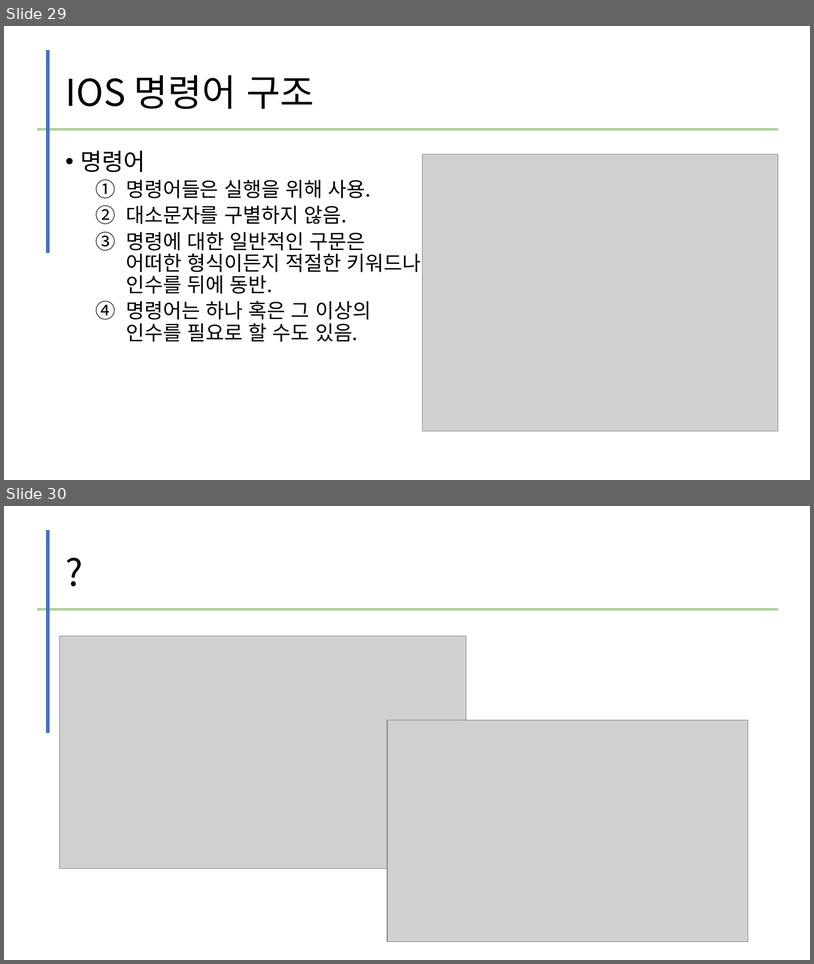
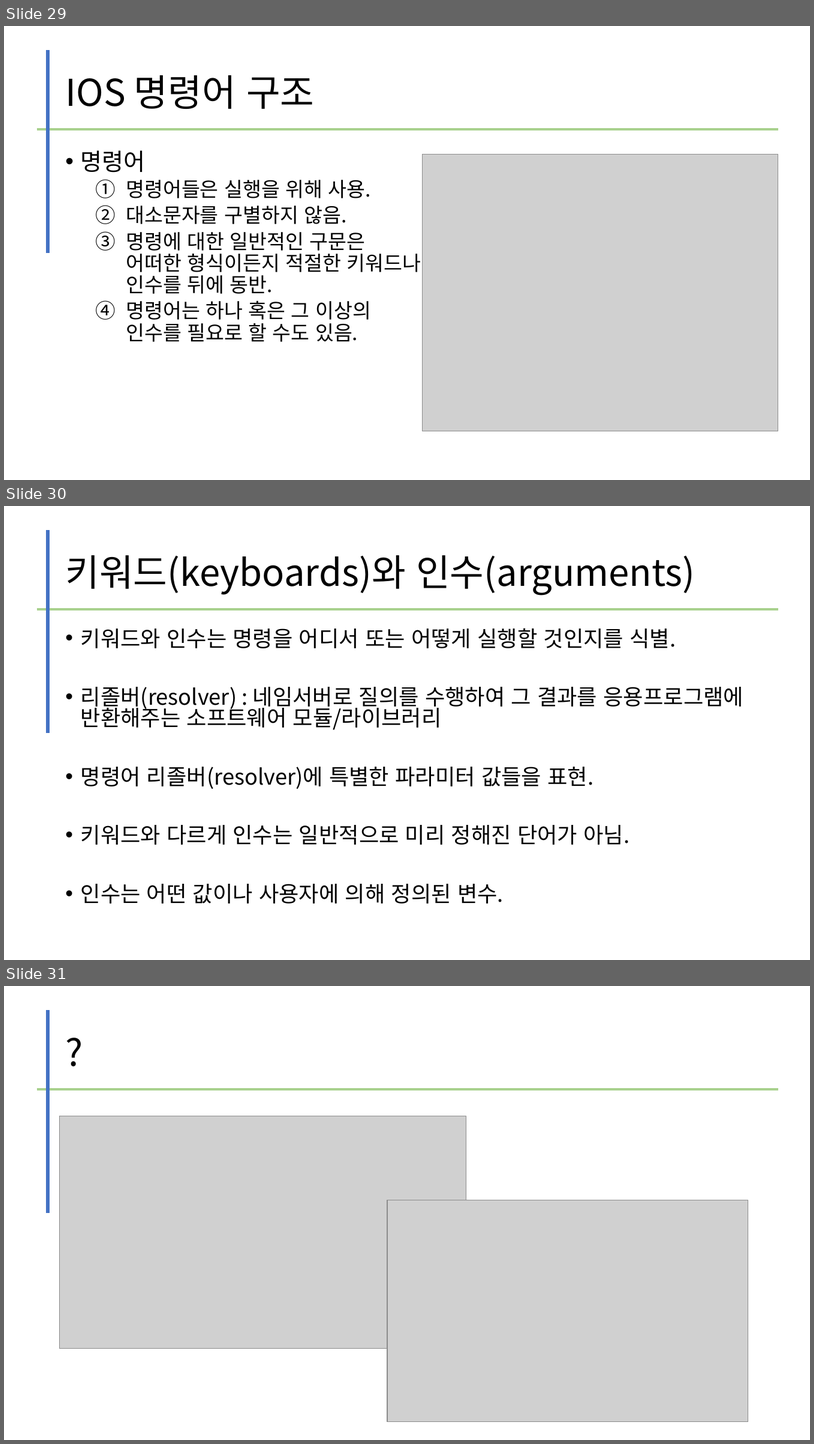
Before and after one commit to kig2929kig/network, a slide deck: L2L3 스위치 구축.pptx. Shown one above the other, each under a label of ours: slides 29 and 30 before the commit, slides 29, 30 and 31 after it. The pictures are 814x964 and 814x1444 pixels, drawn with LibreOffice and Linux fonts; fonts in the diff are those of the drawing; grey boxes stand for pictures. Boxes give left, top, right and bottom in pixels: in the first picture for what was removed or moved away, otherwise in the second. Text is boxed around its words. In the diff, an @@ line names an element or a change of style, - is before the commit and + after.

```diff
--- a/L2L3 스위치 구축.pptx
+++ b/L2L3 스위치 구축.pptx
@@ slide 30 added at <box>4,506,810,960</box>, background #FFFFFF @@
@@ line added from (48, 530) to (48, 733), #4472C4 4.5 pt @@
@@ title added at <box>65,555,695,595</box>, 44 pt, text #000000 @@
+키워드(keyboards)와 인수(arguments)
@@ line added from (36, 609) to (779, 609), #A9D18E 3 pt @@
@@ text added at <box>81,628,744,903</box>, 25.9 pt, text #000000 @@
+• 키워드와 인수는 명령을 어디서 또는 어떻게 실행할 것인지를 식별.
+• 리졸버(resolver) : 네임서버로 질의를 수행하여 그 결과를 응용프로그램에 반환해주는 소프트웨어 모듈/라이브러리
+• 명령어 리졸버(resolver)에 특별한 파라미터 값들을 표현.
+• 키워드와 다르게 인수는 일반적으로 미리 정해진 단어가 아님.
+• 인수는 어떤 값이나 사용자에 의해 정의된 변수.
@@ what was slide 30 is now slide 31 @@
```
Also in this commit, not shown: 1 slide changed, 10 other slides added, 6 slides removed.
